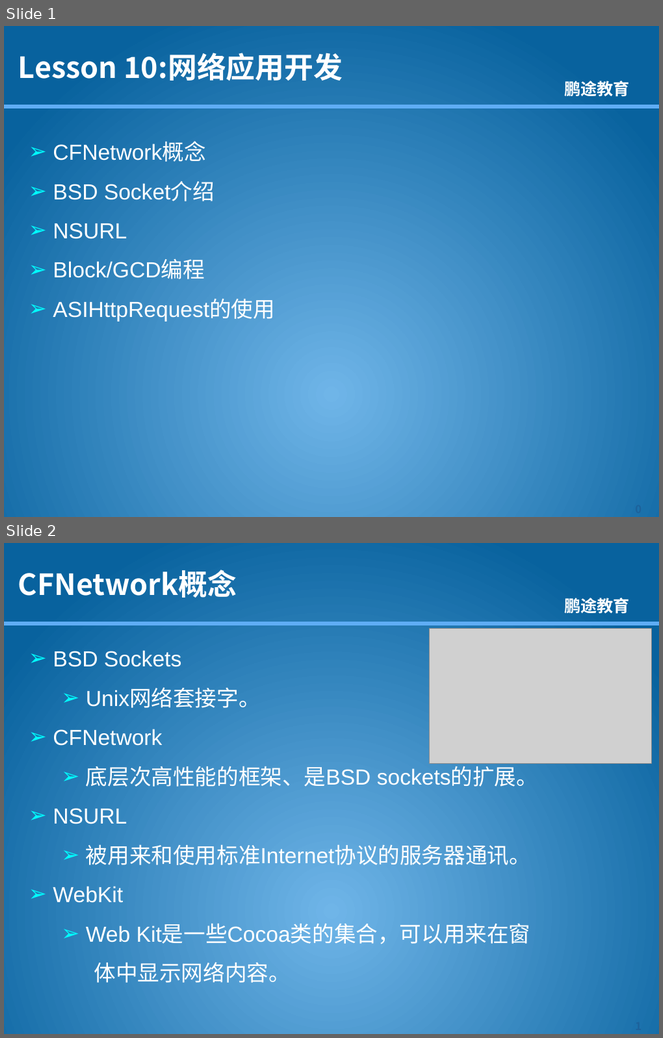
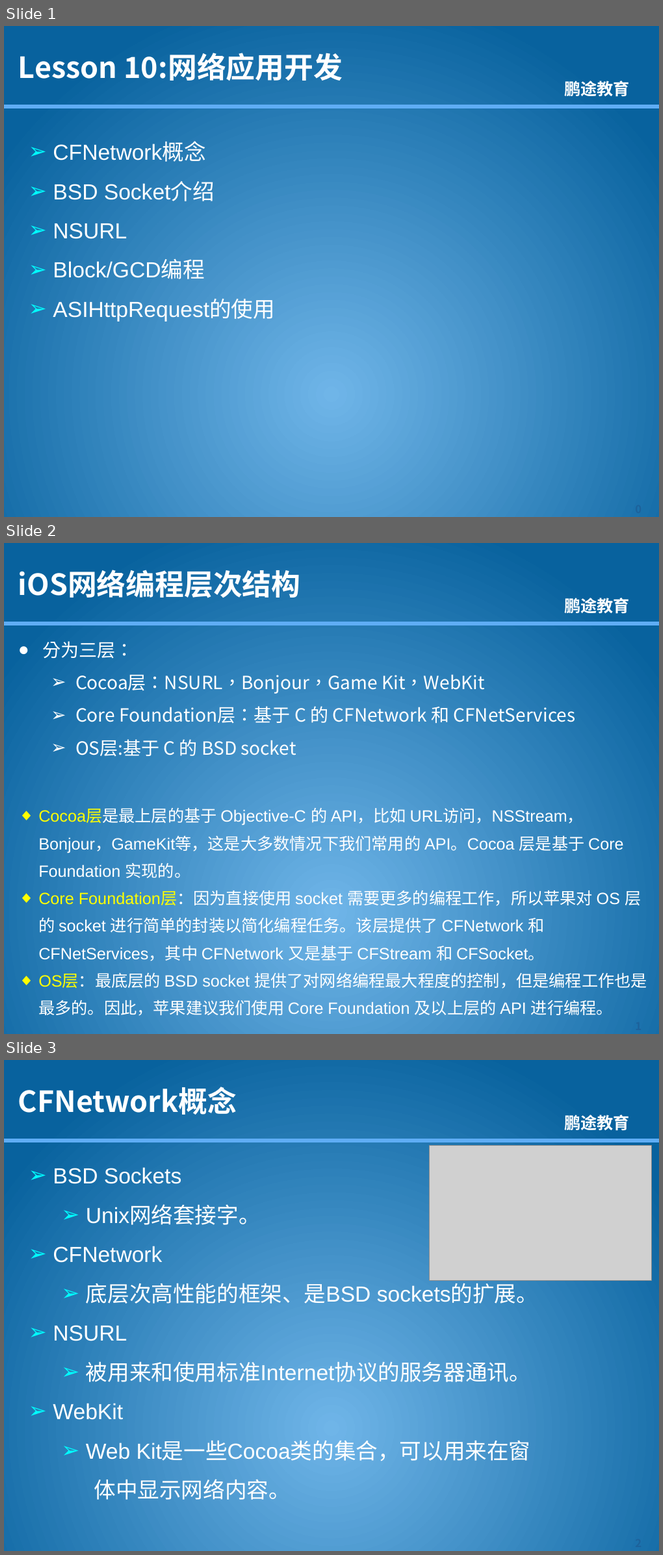
Before and after one commit to kkdmh77/gjh_baoche, a slide deck: 资料/课件/IPhone开发教程10-网络应用开发.pptx. Shown one above the other, each under a label of ours: slides 1 and 2 before the commit, slides 1, 2 and 3 after it. The pictures are 663x1038 and 663x1555 pixels, drawn with LibreOffice and Linux fonts; fonts in the diff are those of the drawing; grey boxes stand for pictures; background and template pictures are left out. Boxes give left, top, right and bottom in pixels: in the first picture for what was removed or moved away, otherwise in the second. Text is boxed around its words. In the diff, an @@ line names an element or a change of style, - is before the commit and + after.

Commit message:
资料->网络部分加一个章节

```diff
--- a/资料/课件/IPhone开发教程10-网络应用开发.pptx
+++ b/资料/课件/IPhone开发教程10-网络应用开发.pptx
@@ slide 2 added at [4,543,659,1034], background picture (left out); not listed: 2 template elements that a slide beside it also shows @@
@@ title added at [18,570,301,598], 32 pt, text #FFFFFF, bold @@
+iOS网络编程层次结构
@@ text added at [38,641,648,1019], 18 pt, text #FFFFFF @@
+● 分为三层：
+  ➢ Cocoa层：NSURL，Bonjour，Game Kit，WebKit
+  ➢ Core Foundation层：基于 C 的 CFNetwork 和 CFNetServices
+  ➢ OS层:基于 C 的 BSD socket
+◆ Cocoa层是最上层的基于 Objective-C 的 API，比如 URL访问，NSStream，Bonjour，GameKit等，这是大多数情况下我们常用的 API。Cocoa 层是基于 Core Foundation 实现的。
+◆ Core Foundation层：因为直接使用 socket 需要更多的编程工作，所以苹果对 OS 层的 socket 进行简单的封装以简化编程任务。该层提供了 CFNetwork 和 CFNetServices，其中 CFNetwork 又是基于 CFStream 和 CFSocket。
+◆ OS层：最底层的 BSD socket 提供了对网络编程最大程度的控制，但是编程工作也是最多的。因此，苹果建议我们使用 Core Foundation 及以上层的 API 进行编程。
@@ page number added at [610,1016,659,1034], 12 pt, text #1D629B, bold @@
+1
@@ what was slide 2 is now slide 3 @@
```
Also in this commit, not shown: 1 slide changed, 2 other files.
